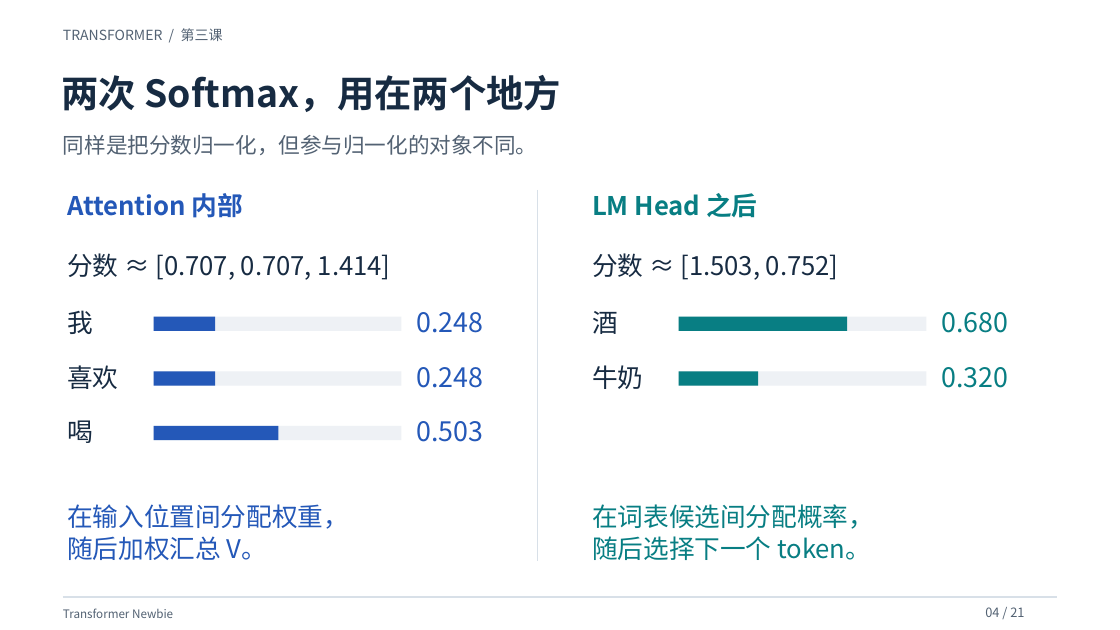
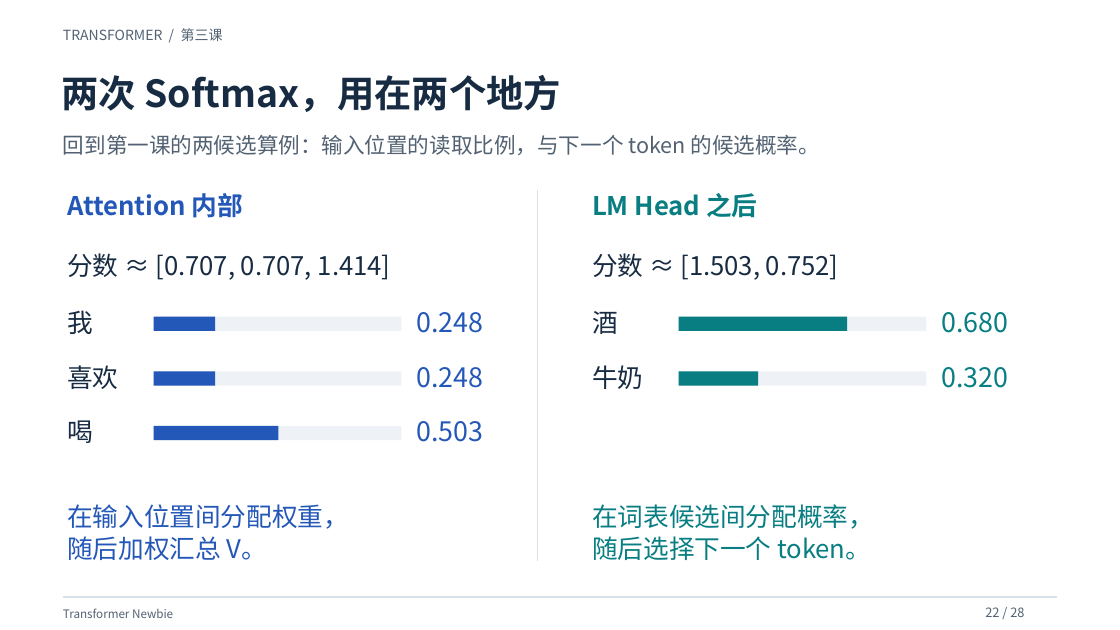
Before and after one commit to yangzy723/Transformer-Newbie, a slide deck: slide 22 of class3/class3_attention.pptx (slide 4 before the commit). Drawn at 1120x630 pixels with LibreOffice and Linux fonts; fonts in the diff are those of the drawing. Boxes give left, top, right and bottom in pixels: in the first picture for what was removed or moved away, otherwise in the second. Text is boxed around its words. In the diff, an @@ line names an element or a change of style, - is before the commit and + after.

```diff
--- a/class3/class3_attention.pptx
+++ b/class3/class3_attention.pptx
@@ text at (63,135,820,155): text changed @@
-同样是把分数归一化，但参与归一化的对象不同。
+回到第一课的两候选算例：输入位置的读取比例，与下一个 token 的候选概率。
@@ text at (985,607,1024,617): text changed @@
-04 / 21
+22 / 28
```
Also in this commit, not shown: 18 other slides changed, 9 slides added, 2 slides removed, 36 other files.
